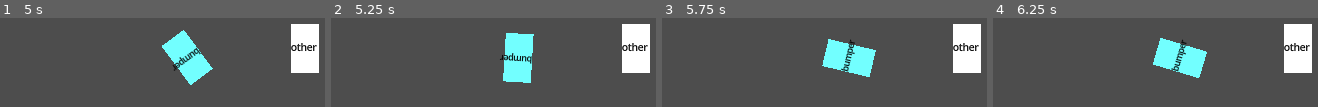
Above: before the commit, frames 1-4 (left to right).
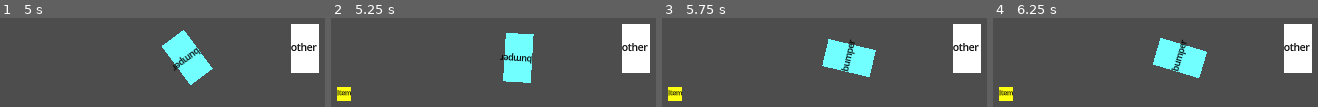
Above: after the commit, the same moments.

Repository: hpi-swa-lab/godot-pronto
Game: Godot game, scene res://prototypes/wwek-0-kart-Bumper.tscn
The game is run twice, just before and just after one commit, with the same random seed, the same clock (stepped at 60 frames per second) and the same inputs. The project has no main scene, so this scene is started directly.
Inputs (mouse positions are in pixels of both pictures, inside the frame that each line leads up to):
- Up to frame 1 (5 s): tap Enter at 0.5 s; move the mouse to (outside the picture) at 0.52 s; hold Right (ui_right) 0.53-1.25 s; tap J at 0.6 s; click (outside the picture) at 0.67 s; tap Up (ui_up) at 0.77, 3.77 s; drag from (110, 72) to (305, 48) at 1.27 s; move the mouse to (outside the picture) at 2.02 s; hold Left (ui_left) 2.03-2.75 s; tap I at 2.1 s; drag from (outside the picture) to (305, 48) at 2.77 s; tap Space at 3.5 s; move the mouse to (outside the picture) at 3.52 s; hold Right (ui_right) 3.53-4.25 s; tap Tab at 3.6 s; drag from (outside the picture) to (outside the picture) at 4.27 s
- Up to frame 2 (5.25 s): tap Enter at 5 s; move the mouse to (643, 50) at 5.02 s; hold Right (ui_right) from 5.03 s (still down); tap Keypad Enter at 5.1 s; click (643, 50) at 5.17 s
- Up to frame 3 (5.75 s): keep holding Right (ui_right)
- Up to frame 4 (6.25 s): release Right (ui_right) at 5.75 s; drag from (outside the picture) to (1181, 58) at 5.77 s

Frame 1 is identical in both runs. In frame 2, 0.7% of the frame differs, in the area x 1-7%, y 77-94%; in frame 3, 0.7%; in frame 4, 0.7%.

Commit message:
implement item pickup and effect on both karts

Diff:
--- a/prototypes/wwek-0-kart-Bumper.tscn
+++ b/prototypes/wwek-0-kart-Bumper.tscn
@@ -36,14 +36,41 @@
 only_if = "true"
 expression = ""
 
-[sub_resource type="Resource" id="Resource_wrc5f"]
+[sub_resource type="Resource" id="Resource_tc68h"]
 script = ExtResource("4_flp7b")
 signal_name = "collided"
 to = NodePath("../../enemy_kart/Move")
 invoke = "add_velocity"
-arguments = ["other.get_node(\"Move\").add_velocity(self.velocity * 10)"]
-only_if = "true"
-expression = ""
+arguments = ["other.get_node(\"Move\").add_velocity((to.get_parent().position - from.get_parent().position).normalized() * from.collision_power)"]
+only_if = "at(\"kart_bumper_active\")"
+expression = ""
+
+[sub_resource type="Resource" id="Resource_c4pa4"]
+script = ExtResource("4_flp7b")
+signal_name = "collided"
+to = NodePath("../State")
+invoke = "put"
+arguments = ["\"kart_bumper_active\"", "false"]
+only_if = "true"
+expression = ""
+
+[sub_resource type="Resource" id="Resource_wcw7t"]
+script = ExtResource("4_flp7b")
+signal_name = "collided"
+to = NodePath("../State")
+invoke = "put"
+arguments = ["\"kart_bumper_active\"", "true"]
+only_if = "true"
+expression = ""
+
+[sub_resource type="Resource" id="Resource_6hspp"]
+script = ExtResource("4_flp7b")
+signal_name = "collided"
+to = NodePath("")
+invoke = ""
+arguments = []
+only_if = "true"
+expression = "other.queue_free()"
 
 [sub_resource type="Resource" id="Resource_gfov1"]
 script = ExtResource("4_flp7b")
@@ -71,6 +98,42 @@
 arguments = []
 only_if = "true"
 expression = ""
+
+[sub_resource type="Resource" id="Resource_lcrj0"]
+script = ExtResource("4_flp7b")
+signal_name = "collided"
+to = NodePath("../../kart/Move")
+invoke = "add_velocity"
+arguments = ["other.get_node(\"Move\").add_velocity((to.get_parent().position - from.get_parent().position).normalized() * from.collision_power)"]
+only_if = "at(\"enemy_kart_bumper_active\")"
+expression = ""
+
+[sub_resource type="Resource" id="Resource_008h4"]
+script = ExtResource("4_flp7b")
+signal_name = "collided"
+to = NodePath("../State")
+invoke = "put"
+arguments = ["\"enemy_kart_bumper_active\"", "false"]
+only_if = "true"
+expression = ""
+
+[sub_resource type="Resource" id="Resource_5a3h3"]
+script = ExtResource("4_flp7b")
+signal_name = "collided"
+to = NodePath("../State")
+invoke = "put"
+arguments = ["\"enemy_kart_bumper_active\"", "true"]
+only_if = "true"
+expression = ""
+
+[sub_resource type="Resource" id="Resource_u6owv"]
+script = ExtResource("4_flp7b")
+signal_name = "collided"
+to = NodePath("")
+invoke = ""
+arguments = []
+only_if = "true"
+expression = "other.queue_free()"
 
 [sub_resource type="Resource" id="Resource_uytno"]
 script = ExtResource("4_flp7b")
@@ -92,7 +155,7 @@
 
 [node name="week-0-kart-Bumper" type="Node2D"]
 
-[node name="kart" type="Area2D" parent="."]
+[node name="kart" type="Area2D" parent="." groups=["kart"]]
 position = Vector2(428, 326)
 
 [node name="Placeholder" type="Node2D" parent="kart"]
@@ -102,7 +165,7 @@
 placeholder_size = Vector2(40, 70)
 
 [node name="Move" type="Node2D" parent="kart"]
-position = Vector2(119, 28)
+position = Vector2(57, 27)
 script = ExtResource("2_q37re")
 acceleration = 1.0
 friction = 2.0
@@ -110,25 +173,29 @@
 rotation_speed = 200.0
 
 [node name="Controls" type="Node2D" parent="kart"]
-position = Vector2(35, -30)
+position = Vector2(52, -31)
 script = ExtResource("3_wx32m")
 metadata/pronto_connections = [SubResource("Resource_ox21v"), SubResource("Resource_ubtfn"), SubResource("Resource_jw3no")]
 
 [node name="Collision" type="Node2D" parent="kart"]
 position = Vector2(73, 80)
 script = ExtResource("5_7rj3v")
+limit_to_group = "enemy_kart"
 collision_power = 1000.0
-metadata/pronto_connections = [SubResource("Resource_wrc5f")]
+metadata/pronto_connections = [SubResource("Resource_tc68h"), SubResource("Resource_c4pa4")]
 
 [node name="Collision2" type="Node2D" parent="kart"]
-position = Vector2(3, 83)
-script = ExtResource("5_7rj3v")
-limit_to_group = "Item"
+position = Vector2(-52, 66)
+script = ExtResource("5_7rj3v")
+limit_to_group = "item"
+metadata/pronto_connections = [SubResource("Resource_wcw7t"), SubResource("Resource_6hspp")]
 
 [node name="State" type="Node2D" parent="kart"]
+position = Vector2(-95, 126)
 script = ExtResource("6_40ngx")
-
-[node name="enemy_kart" type="Area2D" parent="."]
+metadata/kart_bumper_active = false
+
+[node name="enemy_kart" type="Area2D" parent="." groups=["enemy_kart"]]
 position = Vector2(623, 322)
 
 [node name="Placeholder" type="Node2D" parent="enemy_kart"]
@@ -137,7 +204,7 @@
 placeholder_size = Vector2(40, 70)
 
 [node name="Move" type="Node2D" parent="enemy_kart"]
-position = Vector2(36, -6)
+position = Vector2(97, 55)
 script = ExtResource("2_q37re")
 acceleration = 1.0
 friction = 2.0
@@ -145,25 +212,43 @@
 rotation_speed = 200.0
 
 [node name="Controls" type="Node2D" parent="enemy_kart"]
-position = Vector2(41, 38)
+position = Vector2(96, -33)
 script = ExtResource("3_wx32m")
 player = 1
 metadata/pronto_connections = [SubResource("Resource_gfov1"), SubResource("Resource_rj0ai"), SubResource("Resource_1ksq7")]
 
+[node name="Collision" type="Node2D" parent="enemy_kart"]
+position = Vector2(61, 84)
+script = ExtResource("5_7rj3v")
+limit_to_group = "kart"
+collision_power = 1000.0
+metadata/pronto_connections = [SubResource("Resource_lcrj0"), SubResource("Resource_008h4")]
+
+[node name="State" type="Node2D" parent="enemy_kart"]
+position = Vector2(159, 109)
+script = ExtResource("6_40ngx")
+metadata/enemy_kart_bumper_active = false
+
+[node name="Collision2" type="Node2D" parent="enemy_kart"]
+position = Vector2(39, 122)
+script = ExtResource("5_7rj3v")
+limit_to_group = "item"
+metadata/pronto_connections = [SubResource("Resource_5a3h3"), SubResource("Resource_u6owv")]
+
 [node name="Spawner" type="Node2D" parent="."]
-position = Vector2(104, 23)
+position = Vector2(203, 387)
 script = ExtResource("6_15x11")
 
-[node name="pickup" type="Area2D" parent="Spawner"]
+[node name="item" type="Area2D" parent="Spawner" groups=["item"]]
 position = Vector2(42, -1)
 
-[node name="Placeholder" type="Node2D" parent="Spawner/pickup"]
+[node name="Placeholder" type="Node2D" parent="Spawner/item"]
 script = ExtResource("1_25c8b")
 label = "Item"
 color = Color(1, 1, 0.0627451, 1)
 
 [node name="Clock" type="Node2D" parent="."]
-position = Vector2(54, 33)
+position = Vector2(153, 397)
 script = ExtResource("7_r8mab")
-duration_seconds = 20.0
+duration_seconds = 5.0
 metadata/pronto_connections = [SubResource("Resource_uytno"), SubResource("Resource_50rvt")]
--- /dev/null
+++ b/script-instances/1546769462.gd
@@ -0,0 +1,5 @@
+extends U
+
+func run(other, from, to):
+	# GENERATED, DO NOT EDIT
+	return "enemy_kart_bumper_active"
--- /dev/null
+++ b/script-instances/2456062264.gd
@@ -0,0 +1,5 @@
+extends U
+
+func run(other, from, to):
+	# GENERATED, DO NOT EDIT
+	return other.get_node("Move").add_velocity((to.get_parent().position - from.get_parent().position).normalized() * from.collision_power)
--- /dev/null
+++ b/script-instances/2637791833.gd
@@ -0,0 +1,5 @@
+extends U
+
+func run(other, from, to):
+	# GENERATED, DO NOT EDIT
+	return "kart_bumper_active"
--- /dev/null
+++ b/script-instances/2758775717.gd
@@ -0,0 +1,5 @@
+extends U
+
+func run(other, from, to):
+	# GENERATED, DO NOT EDIT
+	return other.queue_free()
--- /dev/null
+++ b/script-instances/3170158524.gd
@@ -0,0 +1,5 @@
+extends U
+
+func run(other, from, to):
+	# GENERATED, DO NOT EDIT
+	return at("enemy_kart_bumper_active")
--- /dev/null
+++ b/script-instances/3199578239.gd
@@ -0,0 +1,5 @@
+extends U
+
+func run(other, from, to):
+	# GENERATED, DO NOT EDIT
+	return at("kart_bumper_active")
--- /dev/null
+++ b/script-instances/3914174142.gd
@@ -0,0 +1,5 @@
+extends U
+
+func run(other, from, to):
+	# GENERATED, DO NOT EDIT
+	return true
--- /dev/null
+++ b/script-instances/4045333769.gd
@@ -0,0 +1,5 @@
+extends U
+
+func run(other, from, to):
+	# GENERATED, DO NOT EDIT
+	return false
Not shown: 1 places in prototypes/wwek-0-kart-Bumper.tscn that only renumber resources
